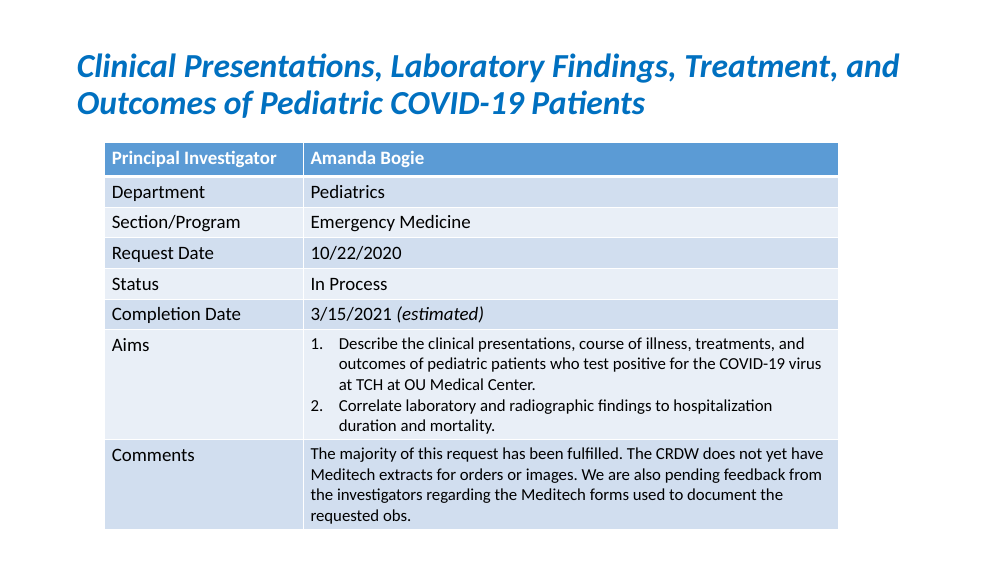
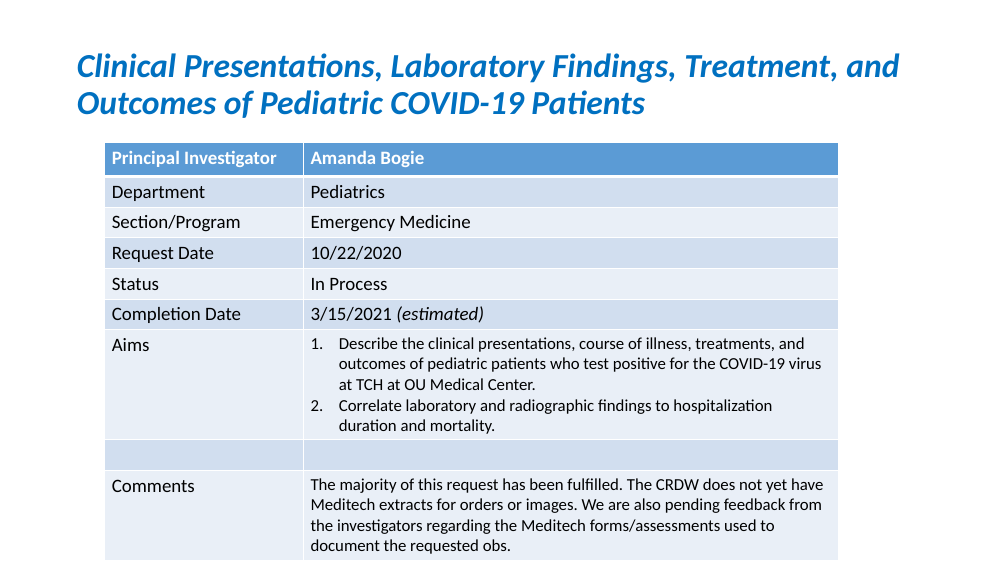
Before and after one commit to OuhscBbmc/prairie-outpost-public, a slide deck: slide 12 of publications/presentation-2021-02-aac/crdw-2021-02.pptx. Drawn at 1008x567 pixels with LibreOffice and Linux fonts; fonts in the diff are those of the drawing. Boxes give left, top, right and bottom in pixels: in the first picture for what was removed or moved away, otherwise in the second. Text is boxed around its words. In the diff, an @@ line names an element or a change of style, - is before the commit and + after.

```diff
--- a/publications/presentation-2021-02-aac/crdw-2021-02.pptx
+++ b/publications/presentation-2021-02-aac/crdw-2021-02.pptx
@@ table at bbox=[104, 142, 839, 558] @@
-row 8: Comments | The majority of this request has been fulfilled. The CRDW does not yet have Meditech extracts for orders or images. We are also pending feedback from the investigators regarding the Meditech forms used to document the requested obs.
+row 8:  | 
+row 9: Comments | The majority of this request has been fulfilled. The CRDW does not yet have Meditech extracts for orders or images. We are also pending feedback from the investigators regarding the Meditech forms/assessments used to document the requested obs.
```
Also in this commit, not shown: 6 other slides changed.
